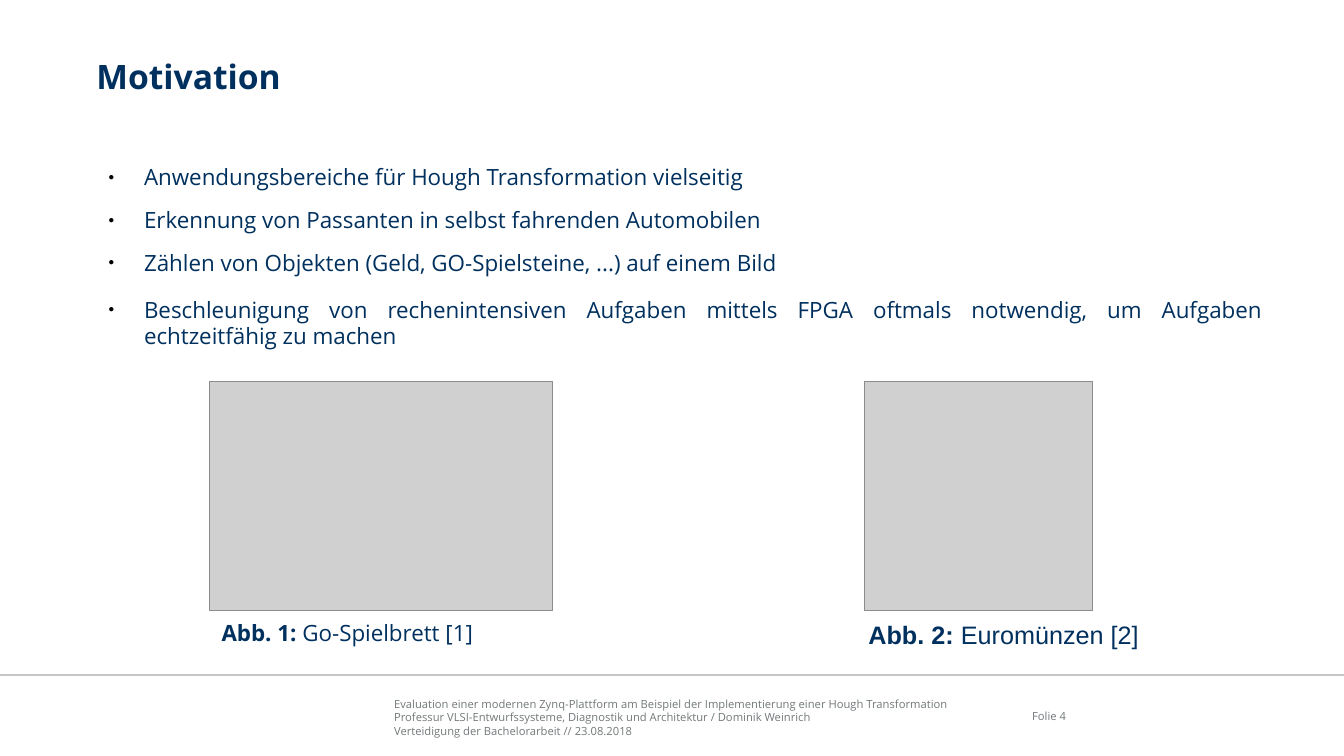
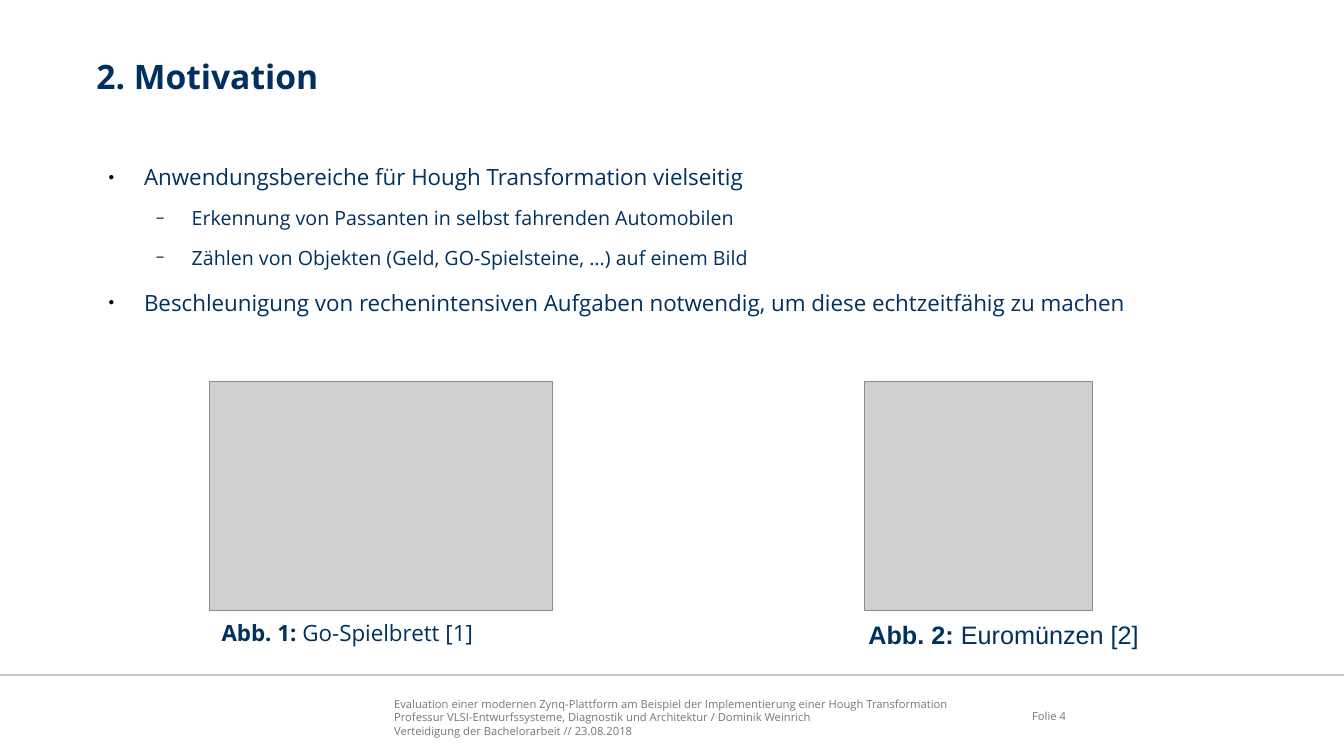
Before and after one commit to freeDom-/hough, a slide deck: slide 4 of Verteidigung/Verteidigung.odp. Drawn at 1344x756 pixels with LibreOffice and Linux fonts; fonts in the diff are those of the drawing; grey boxes stand for pictures; background and template pictures are left out. Boxes give left, top, right and bottom in pixels: in the first picture for what was removed or moved away, otherwise in the second. Text is boxed around its words. In the diff, an @@ line names an element or a change of style, - is before the commit and + after.

```diff
--- a/Verteidigung/Verteidigung.odp
+++ b/Verteidigung/Verteidigung.odp
@@ title at box(96, 63, 318, 90): text changed @@
-Motivation
+2. Motivation
@@ text at box(192, 210, 748, 270): size 16 to 14 pt in "Erkennung von Passanten in selbst fahrenden Automobilen", "Zählen von Objekten (Geld, GO-Spielsteine, ...) auf ..."; bullet ● to −; list level 1 to 2 in "Erkennung von Passanten in selbst ..."; list level 1 to 2 in "Zählen von Objekten (Geld, GO-Spielsteine, ..." @@
@@ text at box(144, 294, 1125, 317): text changed @@
-● Beschleunigung von rechenintensiven Aufgaben mittels FPGA oftmals notwendig, um Aufgaben echtzeitfähig zu machen
+● Beschleunigung von rechenintensiven Aufgaben notwendig, um diese echtzeitfähig zu machen
```
Also in this commit, not shown: 24 other slides changed, 2 slides removed, 4 other files.
